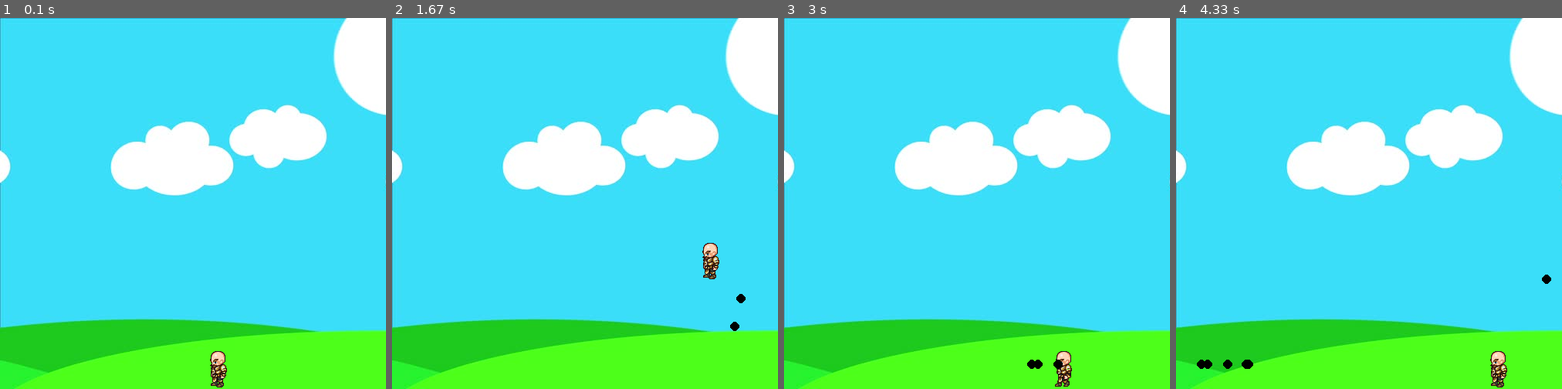
Above: before the commit, frames 1-4 (left to right).
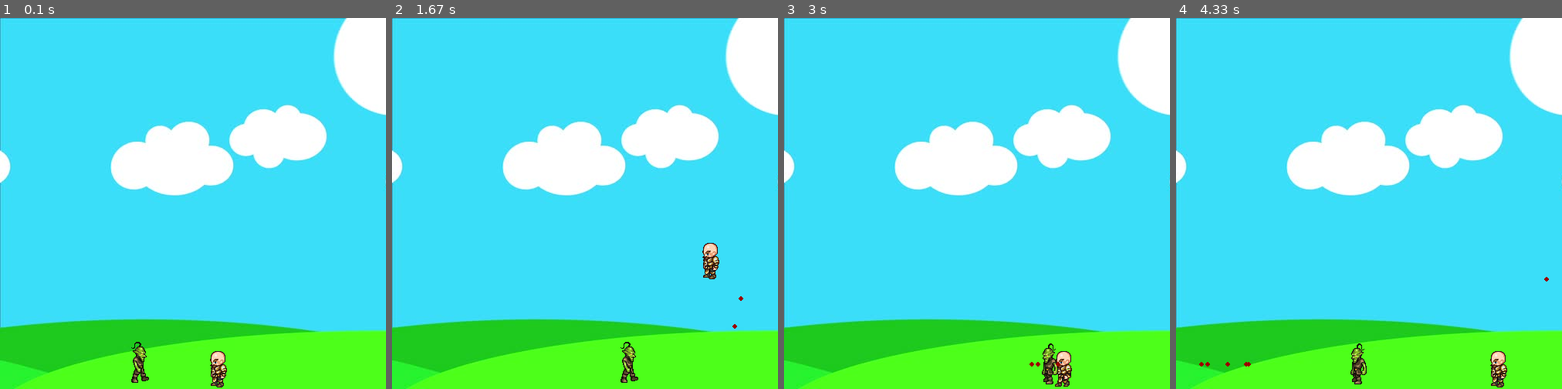
Above: after the commit, the same moments.

Repository: TerriblyClever/pygame_design
Game: pygame game, started from oop_practice_version.py
The game is run twice, just before and just after one commit, with the same random seed, the same clock (stepped at 60 frames per second) and the same inputs.
Inputs:
- Up to frame 1 (0.1 s): no input
- Up to frame 2 (1.67 s): hold Space 0.33-0.8 s; hold Right 0.33-0.8 s; hold Right 0.83-1.3 s; tap Space at 0.9, 1.2, 1.4 s; hold Up 1.33-1.63 s
- Up to frame 3 (3 s): hold Right 1.67-2.13 s; tap Space at 1.73, 2.03, 2.23, 2.53, 2.8 s; hold Left 2.17-2.7 s; hold Left from 2.73 s (still down)
- Up to frame 4 (4.33 s): tap Space at 3.1, 3.23, 3.63, 3.93, 4.3 s; release Left at 3.13 s; hold Up 3.17-3.53 s; hold Right 3.57-4.2 s; hold Left from 4.23 s (still down)

The runs differ from the first frame. In frame 1, 0.3% of the frame differs, in the area x 34-39%, y 87-99%; in frame 2, 0.4%; in frame 3, 0.4%; in frame 4, 0.5%, in the area x 5-98%, y 69-99%.

Commit message:
changes that involve adding an enemy sprite that cycles back and forth across the screen

Diff:
--- /dev/null
+++ b/game_variables.py
@@ -0,0 +1,14 @@
+import pygame
+
+GAME_WINDOW_X = 500
+GAME_WINDOW_CENTER = GAME_WINDOW_X/2
+GAME_WINDOW_Y = 480
+GAME_WINDOW_BOTTOM = GAME_WINDOW_Y - 64
+GAME_WINDOW = pygame.display.set_mode((GAME_WINDOW_X, GAME_WINDOW_Y))
+GAME_DELAY = 27
+
+PROJECTILE_DIAMETER = 3
+
+background = pygame.image.load('images/bg.jpg')
+
+standing = pygame.image.load('images/standing.png')
--- a/oop_practice_version.py
+++ b/oop_practice_version.py
@@ -1,33 +1,28 @@
 import pygame
+from game_variables import *
 
 pygame.init()
 
-GAME_WINDOW_X = 500
-GAME_WINDOW_CENTER = GAME_WINDOW_X/2
-GAME_WINDOW_Y = 480
-GAME_WINDOW_BOTTOM = GAME_WINDOW_Y - 64
-GAME_WINDOW = pygame.display.set_mode((GAME_WINDOW_X, GAME_WINDOW_Y))
-GAME_DELAY = 27
 pygame.display.set_caption("Change This Title Later")
-
-walk_right = [pygame.image.load('images/R1.png'), pygame.image.load('images/R2.png'),
-pygame.image.load('images/R3.png'), pygame.image.load('images/R4.png'),
-pygame.image.load('images/R5.png'), pygame.image.load('images/R6.png'),
-pygame.image.load('images/R7.png'), pygame.image.load('images/R8.png'),
-pygame.image.load('images/R9.png')]
-
-walk_left = [pygame.image.load('images/L1.png'), pygame.image.load('images/L2.png'),
-pygame.image.load('images/L3.png'), pygame.image.load('images/L4.png'),
-pygame.image.load('images/L5.png'), pygame.image.load('images/L6.png'),
-pygame.image.load('images/L7.png'), pygame.image.load('images/L8.png'),
-pygame.image.load('images/L9.png')]
-background = pygame.image.load('images/bg.jpg')
-standing = pygame.image.load('images/standing.png')
 
 clock = pygame.time.Clock()
 
 class Player(object):
     """Player sprite class."""
+    #walk_right is a list of pygame images for the sprite walking to the right
+    walk_right = [pygame.image.load('images/R1.png'), pygame.image.load('images/R2.png'),
+    pygame.image.load('images/R3.png'), pygame.image.load('images/R4.png'),
+    pygame.image.load('images/R5.png'), pygame.image.load('images/R6.png'),
+    pygame.image.load('images/R7.png'), pygame.image.load('images/R8.png'),
+    pygame.image.load('images/R9.png')]
+
+    #walk_left is a list of pygame images for the sprite walking to the left
+    walk_left = [pygame.image.load('images/L1.png'), pygame.image.load('images/L2.png'),
+    pygame.image.load('images/L3.png'), pygame.image.load('images/L4.png'),
+    pygame.image.load('images/L5.png'), pygame.image.load('images/L6.png'),
+    pygame.image.load('images/L7.png'), pygame.image.load('images/L8.png'),
+    pygame.image.load('images/L9.png')]
+
     def __init__(self, x, y, width, height):
         self.x_coord = x
         self.y_coord = y
@@ -47,16 +42,72 @@
             self.walk_count = 0
         if not self.standing:
             if self.left:
-                game_window.blit(walk_left[self.walk_count//3], (self.x_coord, self.y_coord))
+                game_window.blit(self.walk_left[self.walk_count//3], (self.x_coord, self.y_coord))
                 self.walk_count += 1
             elif self.right:
-                game_window.blit(walk_right[self.walk_count//3], (self.x_coord, self.y_coord))
+                game_window.blit(self.walk_right[self.walk_count//3], (self.x_coord, self.y_coord))
                 self.walk_count += 1
         else:
             if self.right:
-                game_window.blit(walk_right[0], (self.x_coord, self.y_coord))
-            else:
-                game_window.blit(walk_left[0], (self.x_coord, self.y_coord))
+                game_window.blit(self.walk_right[0], (self.x_coord, self.y_coord))
+            else:
+                game_window.blit(self.walk_left[0], (self.x_coord, self.y_coord))
+
+class Enemy(object):
+    """Class for creating instances of enemy sprites."""
+    walk_right = [pygame.image.load('images/R1E.png'), pygame.image.load('images/R2E.png'),
+    pygame.image.load('images/R3E.png'), pygame.image.load('images/R4E.png'),
+    pygame.image.load('images/R5E.png'), pygame.image.load('images/R6E.png'),
+    pygame.image.load('images/R7E.png'), pygame.image.load('images/R8E.png'),
+    pygame.image.load('images/R9E.png'), pygame.image.load('images/R10E.png'),
+    pygame.image.load('images/R11E.png')]
+
+    walk_left= [pygame.image.load('images/L1E.png'), pygame.image.load('images/L2E.png'),
+    pygame.image.load('images/L3E.png'), pygame.image.load('images/L4E.png'),
+    pygame.image.load('images/L5E.png'), pygame.image.load('images/L6E.png'),
+    pygame.image.load('images/L7E.png'), pygame.image.load('images/L8E.png'),
+    pygame.image.load('images/L9E.png'), pygame.image.load('images/L10E.png'),
+    pygame.image.load('images/L11E.png')]
+
+    def __init__(self, x, y, width, height, end):
+        self.x_coord = x
+        self.y_coord = y
+        self.width = width
+        self.height = height
+        self.end = end
+        self.path = [self.x_coord, self.end]
+        self.walk_count = 0
+        self.velocity = 3
+
+    def draw(self, GAME_WINDOW):
+        self.move()
+        if self.walk_count + 1 <= 33:
+            self.walk_count = 0
+
+        if self.velocity > 0: #means the sprite is moving right
+            #.blit() requires an image and then a set of x,y coordinates
+            GAME_WINDOW.blit(self.walk_right[self.walk_count//3], (self.x_coord, self.y_coord))
+            self.walk_count += 1
+        else: #means the sprite is moving to the left
+            GAME_WINDOW.blit(self.walk_left[self.walk_count//3], (self.x_coord, self.y_coord))
+            self.walk_count += 1
+        print(self.walk_count)
+
+    def move(self):
+        if self.velocity > 0: #indicates the character is moving to the right
+            if self.x_coord + self.velocity < self.path[1]: #checks if character is past end coordinate
+                self.x_coord += self.velocity
+            else:
+                self.velocity *= -1
+                #self.walk_count = 0
+                self.x_coord += self.velocity
+        else:
+            if self.x_coord - self.velocity > self.path[0]: #checks if character past initial x coordinate
+                self.x_coord += self.velocity
+            else:
+                self.velocity *= -1
+                #self.walk_count = 0
+                self.x_coord += self.velocity
 
 class Projectile(object):
     """Class for drawing projctiles that will originate at a particular character."""
@@ -75,12 +126,18 @@
 def redraw_game_window():
     """Primary method to redraw the game window at the end of each Main Loop iteration."""
     GAME_WINDOW.blit(background, (0,0))
-    sprite_1.draw(GAME_WINDOW)
+    hero.draw(GAME_WINDOW)
+    goblin.draw(GAME_WINDOW)
     for bullet in bullets:
         bullet.draw(GAME_WINDOW)
     pygame.display.update()
 
-sprite_1 = Player(GAME_WINDOW_CENTER, GAME_WINDOW_BOTTOM, 64, 64)
+#first instance of a player sprite, requires x,y coordinates and a width,height
+hero = Player(GAME_WINDOW_CENTER, GAME_WINDOW_BOTTOM, 64, 64)
+
+#first instance of an enemy sprite
+goblin = Enemy(GAME_WINDOW_CENTER - 100, GAME_WINDOW_BOTTOM, 64, 64, GAME_WINDOW_CENTER + 100)
+
 bullets = [] #list for keeping track of all bullet sprites
 #MAIN GAME LOOP
 def main_game_loop():
@@ -102,50 +159,46 @@
         keys = pygame.key.get_pressed()
 
         if keys[pygame.K_SPACE]:
-            if sprite_1.left:
+            if hero.left:
                 facing = -1
             else:
                 facing = 1
             if len(bullets) < 7:
-                bullets.append(Projectile(round(sprite_1.x_coord + sprite_1.width//2), round(sprite_1.y_coord + sprite_1.height//2), 6, (0,0,0), facing))
-
-        if keys[pygame.K_LEFT] and sprite_1.x_coord > sprite_1.velocity:
-            sprite_1.x_coord -= sprite_1.velocity
-            sprite_1.right = False
-            sprite_1.left = True
-            sprite_1.standing = False
-        elif keys[pygame.K_RIGHT] and sprite_1.x_coord < (GAME_WINDOW_X - sprite_1.width - sprite_1.velocity):
-            sprite_1.x_coord += sprite_1.velocity
-            sprite_1.right = True
-            sprite_1.left = False
-            sprite_1.standing = False
-        else:
-            sprite_1.standing = True
-            sprite_1.walk_count = 0
-
-        if not sprite_1.is_jump:
+                bullets.append(Projectile(round(hero.x_coord + hero.width//2),
+                round(hero.y_coord + hero.height//2), PROJECTILE_DIAMETER, (153,0,0), facing))
+
+        if keys[pygame.K_LEFT] and hero.x_coord > hero.velocity:
+            hero.x_coord -= hero.velocity
+            hero.right = False
+            hero.left = True
+            hero.standing = False
+        elif keys[pygame.K_RIGHT] and hero.x_coord < (GAME_WINDOW_X - hero.width - hero.velocity):
+            hero.x_coord += hero.velocity
+            hero.right = True
+            hero.left = False
+            hero.standing = False
+        else:
+            hero.standing = True
+            hero.walk_count = 0
+
+        if not hero.is_jump:
             if keys[pygame.K_UP]:
-                sprite_1.is_jump = True
-                sprite_1.right = False
-                sprite_1.left = False
-                sprite_1.walk_count = 0
-        else:
-            if sprite_1.jump_count >= -7:
+                hero.is_jump = True
+                hero.right = False
+                hero.left = False
+                hero.walk_count = 0
+        else:
+            if hero.jump_count >= -7:
                 neg = 1
-                if sprite_1.jump_count < 0:
+                if hero.jump_count < 0:
                     neg = -1
-                sprite_1.y_coord -= (sprite_1.jump_count ** 2) * neg
-                sprite_1.jump_count -= 1
-            else:
-                sprite_1.is_jump = False
-                sprite_1.jump_count = 7
+                hero.y_coord -= (hero.jump_count ** 2) * neg
+                hero.jump_count -= 1
+            else:
+                hero.is_jump = False
+                hero.jump_count = 7
         redraw_game_window()
     pygame.quit()
 
 if __name__ == '__main__':
     main_game_loop()
-
-"""
-    "python.linting.pylintArgs":[
-        "--extension-pkg-whitelist=pygame"
-"""
--- a/practice.py
+++ b/practice.py
@@ -7,52 +7,27 @@
 game_window = pygame.display.set_mode((game_window_x, game_window_y))
 pygame.display.set_caption("Change This Title Later")
 
-walk_right = [pygame.image.load('images/R1.png'), pygame.image.load('images/R2.png'), pygame.image.load('images/R3.png'), pygame.image.load('images/R4.png'), pygame.image.load('images/R5.png'), pygame.image.load('images/R6.png'), pygame.image.load('images/R7.png'), pygame.image.load('images/R8.png'), pygame.image.load('images/R9.png')]
-walk_left = [pygame.image.load('images/L1.png'), pygame.image.load('images/L2.png'), pygame.image.load('images/L3.png'), pygame.image.load('images/L4.png'), pygame.image.load('images/L5.png'), pygame.image.load('images/L6.png'), pygame.image.load('images/L7.png'), pygame.image.load('images/L8.png'), pygame.image.load('images/L9.png')]
-background = pygame.image.load('images/bg.jpg')
-character = pygame.image.load('images/standing.png')
-
 clock = pygame.time.Clock()
 
 x_center = game_window_x/2
-#y_center = game_window_y/2
 y_center = game_window_y - 100
-height = 64
-width = 64
+height = 64 #variables for the height of a rectangle sprite
+width = 64 #width of the rectangle sprite
 velocity = 5
-game_delay = 27
-left = False
-right = False
-walk_count = 0
+game_delay = 27 #equates to a frame rate per second for now
 
-is_jump = False
-jump_count = 5
+is_jump = False #Boolean to detect whether the sprite is in a jump
+jump_count = 5 #controls the height of your jump
 
-def redraw_game_window():
-    global walk_count
-    game_window.blit(background, (0,0))
-    if walk_count + 1 > 27:
-        walk_count = 0
-    if left:
-        game_window.blit(walk_left[walk_count//3], (x_center, y_center))
-        walk_count += 1
-    elif right:
-        game_window.blit(walk_right[walk_count//3], (x_center, y_center))
-        walk_count += 1
-    else:
-        game_window.blit(character, (x_center, y_center))
-        walk_count += 1
-
+def redraw_game_window(): #created a function to update the game window
+    #code commented out that was used to animate the red rectangle
+    game_window.fill((0,0,0)) #redraw black where the rectangle used to be
+    pygame.draw.rect(game_window, (255, 0, 0), (x_center, y_center, width, height))
     pygame.display.update()
-
-    #code commented out that was used to animate the red rectangle
-    #pygame.draw.rect(game_window, (255, 0, 0), (x_center, y_center, width, height))
-    #pygame.display.update()
 
 #MAIN GAME LOOP
 run = True
 while run:
-    #pygame.time.delay(game_delay)
     clock.tick(game_delay)
 
     for event in pygame.event.get():
@@ -61,32 +36,13 @@
 
     keys = pygame.key.get_pressed()
 
-    if keys[pygame.K_LEFT] and x_center > velocity:
+    if keys[pygame.K_LEFT]:
         x_center -= velocity
-        right = False
-        left = True
-    elif keys[pygame.K_RIGHT] and x_center < (game_window_x - width - velocity):
-        x_center  += velocity
-        right = True
-        left = False
-    else:
-        right = False
-        left = False
-        walk_count = 0
-
-    if not is_jump:
-#code has been commented out that would allow vertical movement of the character
-#        if keys[pygame.K_UP] and y_center > velocity:
-#            y_center -= velocity
-#
-#        if keys[pygame.K_DOWN] and y_center < (game_window_y - height - velocity):
-#            y_center  += velocity
-#
+    if keys[pygame.K_RIGHT]:
+        x_center += velocity
+    if not is_jump: #will run when is_jump = False
         if keys[pygame.K_SPACE]:
             is_jump = True
-            right = False
-            left = False
-            walk_count = 0
     else:
         if jump_count >= -5:
             neg = 1
@@ -95,10 +51,9 @@
             y_center -= (jump_count ** 2) * neg
             jump_count -= 1
         else:
-            is_jump = False
-            jump_count = 5
+            is_jump = False #setting the jump condition back to No
+            jump_count = 5 #reset jump count for another jump
 
     redraw_game_window()
 
-
 pygame.quit()
